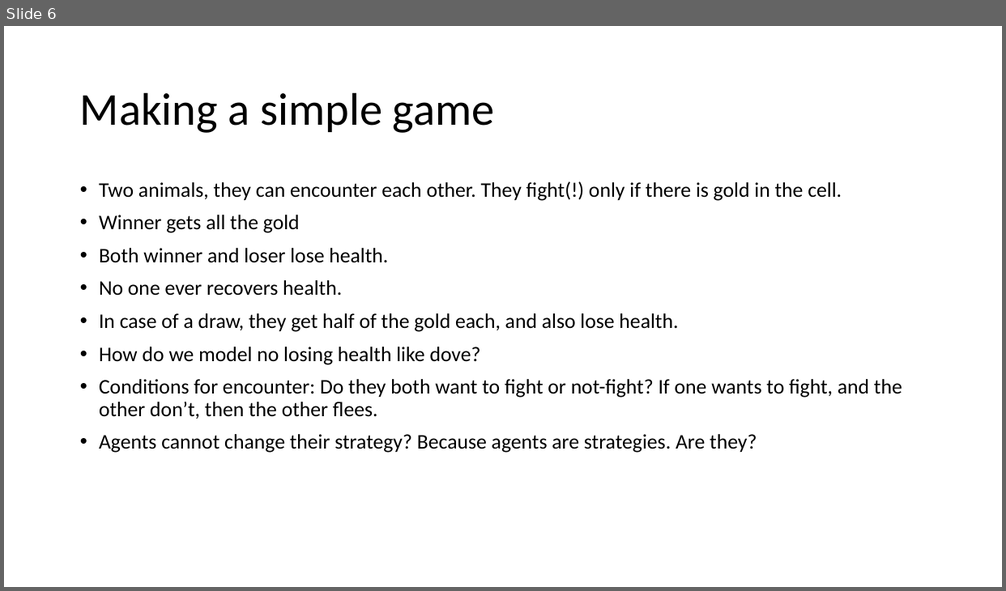
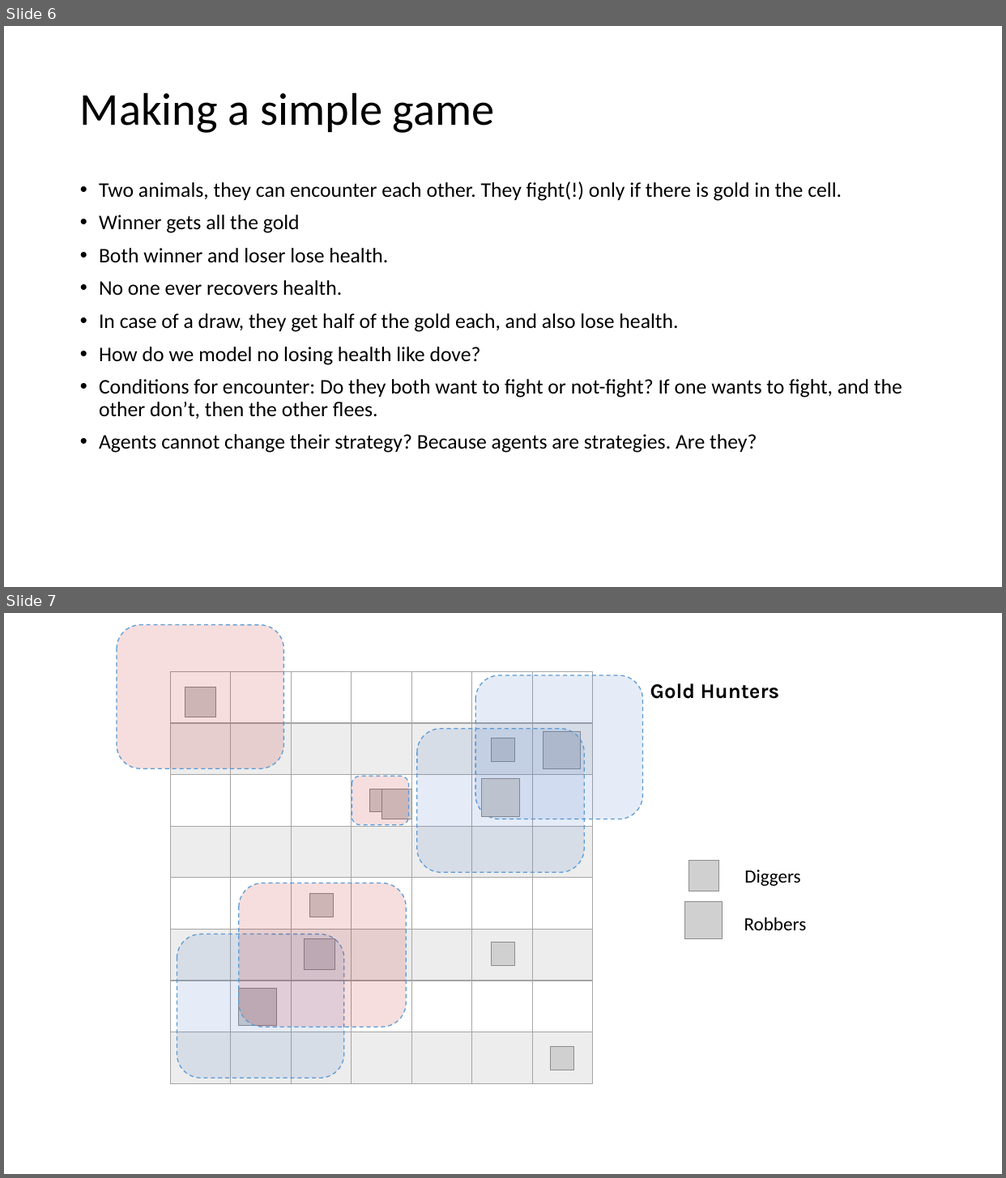
Before and after one commit to adhocmaster/Evolutionary-World-Simulator, a slide deck: docs/Architecture.pptx. Shown one above the other, each under a label of ours: slide 6 before the commit, slides 6 and 7 after it. The pictures are 1006x591 and 1006x1178 pixels, drawn with LibreOffice and Linux fonts; fonts in the diff are those of the drawing; grey boxes stand for pictures. Boxes give left, top, right and bottom in pixels: in the first picture for what was removed or moved away, otherwise in the second. Text is boxed around its words. In the diff, an @@ line names an element or a change of style, - is before the commit and + after.

Commit message:
Started planning on Gold Hunters

```diff
--- a/docs/Architecture.pptx
+++ b/docs/Architecture.pptx
@@ slide 7 added at (x1=4, y1=613, x2=1002, y2=1174), background #FFFFFF @@
@@ rounded rectangle added at (x1=117, y1=625, x2=283, y2=769), fill #C00000 at 13% opacity, outline #5B9BD5 1 pt dashed @@
@@ table added at (x1=170, y1=672, x2=594, y2=1084), 8 rows, 7 columns @@
+ |  |  |  |  |  | 
+ |  |  |  |  |  | 
+ |  |  |  |  |  | 
+ |  |  |  |  |  | 
+ |  |  |  |  |  | 
+ |  |  |  |  |  | 
+ |  |  |  |  |  | 
+ |  |  |  |  |  | 
@@ rounded rectangle added at (x1=475, y1=675, x2=642, y2=819), fill #4472C4 at 13% opacity, outline #5B9BD5 1 pt dashed @@
@@ text added at (x1=650, y1=683, x2=780, y2=699), 20 pt, text #000000, bold @@
+Gold Hunters
@@ picture added at (x1=185, y1=687, x2=216, y2=717) @@
@@ rounded rectangle added at (x1=417, y1=728, x2=584, y2=872), fill #4472C4 at 13% opacity, outline #5B9BD5 1 pt dashed @@
@@ picture added at (x1=543, y1=731, x2=581, y2=769) @@
@@ picture added at (x1=492, y1=738, x2=514, y2=761) @@
@@ rounded rectangle added at (x1=352, y1=776, x2=409, y2=825), fill #C00000 at 13% opacity, outline #5B9BD5 1 pt dashed @@
@@ picture added at (x1=482, y1=779, x2=519, y2=816) @@
@@ picture added at (x1=370, y1=789, x2=394, y2=812) @@
@@ picture added at (x1=381, y1=789, x2=412, y2=820) @@
@@ picture added at (x1=689, y1=861, x2=720, y2=892) @@
@@ text added at (x1=744, y1=870, x2=800, y2=886), 18 pt, text #000000 @@
+Diggers
@@ rounded rectangle added at (x1=239, y1=884, x2=406, y2=1027), fill #C00000 at 13% opacity, outline #5B9BD5 1 pt dashed @@
@@ picture added at (x1=310, y1=894, x2=334, y2=917) @@
@@ picture added at (x1=685, y1=902, x2=722, y2=939) @@
@@ text added at (x1=744, y1=918, x2=807, y2=931), 18 pt, text #000000 @@
+Robbers
@@ rounded rectangle added at (x1=177, y1=934, x2=344, y2=1078), fill #4472C4 at 13% opacity, outline #5B9BD5 1 pt dashed @@
@@ picture added at (x1=305, y1=939, x2=335, y2=970) @@
@@ picture added at (x1=492, y1=943, x2=514, y2=965) @@
@@ picture added at (x1=239, y1=989, x2=276, y2=1026) @@
@@ picture added at (x1=551, y1=1046, x2=573, y2=1070) @@
```
Also in this commit, not shown: 1 slide changed, 3 other files.
